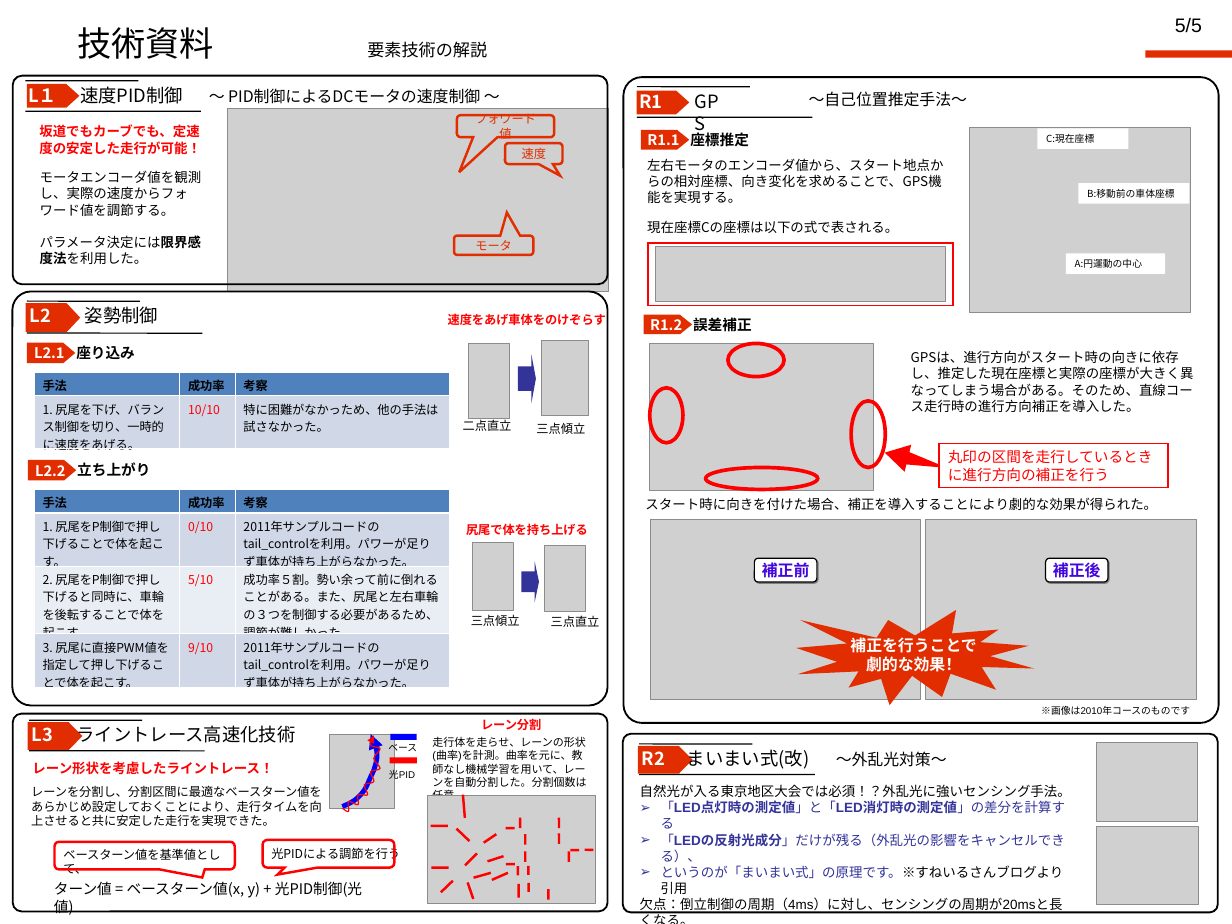
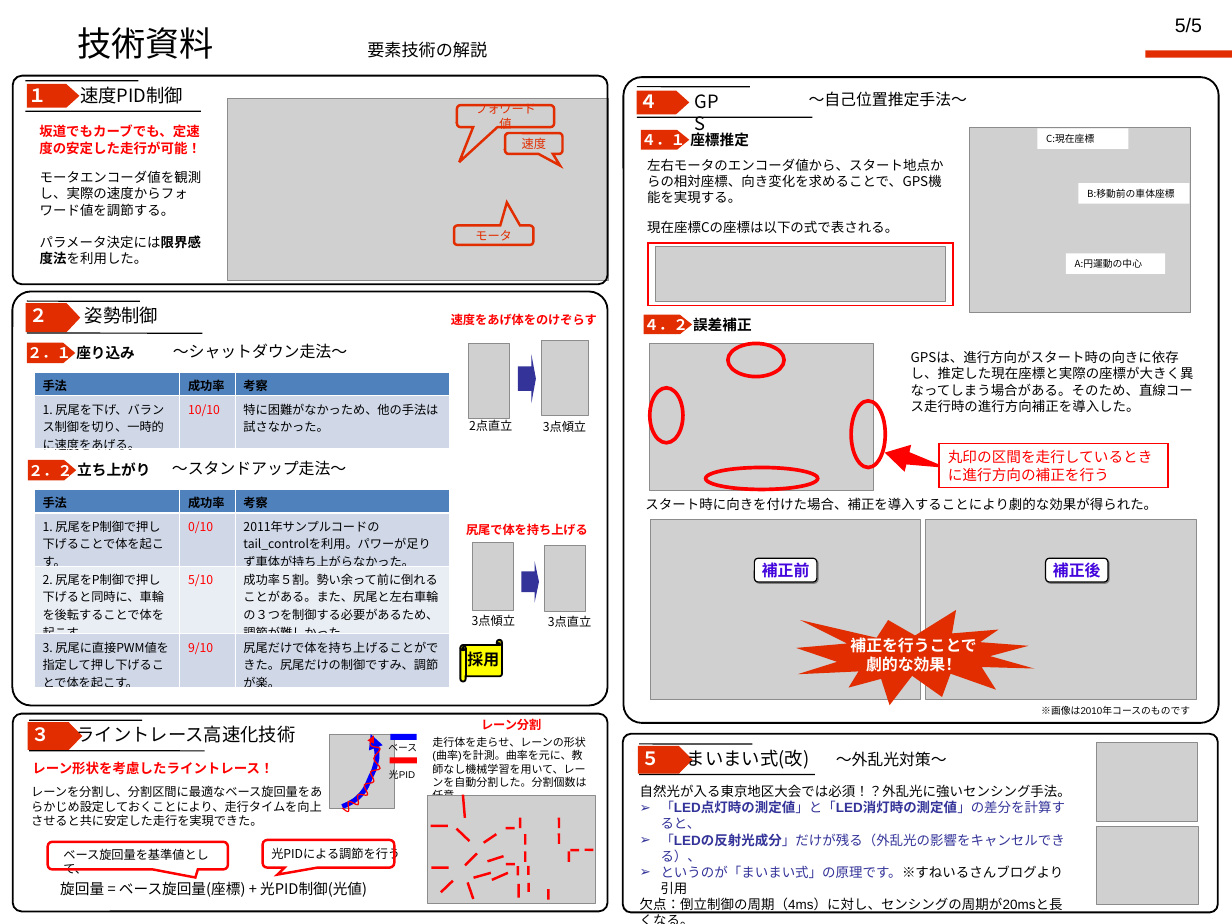
Before and after one commit to jrits/model2011, a slide deck: slide 1 of model_5/222_hamarobo_model_5.ppt. Drawn at 1232x924 pixels with LibreOffice and Linux fonts; fonts in the diff are those of the drawing; grey boxes stand for pictures; background and template pictures are left out. Boxes give left, top, right and bottom in pixels: in the first picture for what was removed or moved away, otherwise in the second. Text is boxed around its words. In the diff, an @@ line names an element or a change of style, - is before the commit and + after.

Commit message:
レビュー結果反映

```diff
--- a/model_5/222_hamarobo_model_5.ppt
+++ b/model_5/222_hamarobo_model_5.ppt
@@ text at box(28, 83, 46, 108): text changed @@
-L１
+１
@@ text removed at box(228, 88, 480, 104) @@
-～ PID制御によるDCモータの速度制御 ～
@@ text at box(639, 89, 657, 108): text changed @@
-R1
+４
@@ text in freeform shape at box(641, 131, 685, 150): text changed @@
-R1.1
+４．１
@@ 3 rounded speech boxes, 1 picture: place and size @@
-3 rounded speech boxes, 1 picture at box(228, 109, 609, 291)
+3 rounded speech boxes, 1 picture at box(228, 99, 609, 281)
@@ text at box(30, 308, 48, 322): text changed @@
-L2
+２
@@ text at box(451, 313, 597, 325): text changed @@
-速度をあげ車体をのけぞらす
+速度をあげ体をのけぞらす
@@ text in freeform shape at box(644, 315, 688, 334): text changed @@
-R1.2
+４．２
@@ text in freeform shape at box(27, 344, 71, 363): text changed @@
-L2.1
+２．１
@@ text added at box(173, 343, 347, 359), 13 pt, text #000000 @@
+～シャットダウン走法～
@@ text removed at box(463, 418, 512, 431) @@
-二点直立
@@ text added at box(469, 418, 512, 431), 10 pt, text #000000 @@
+2点直立
@@ text removed at box(536, 422, 585, 434) @@
-三点傾立
@@ text added at box(543, 420, 586, 432), 10 pt, text #000000 @@
+3点傾立
@@ text in freeform shape at box(28, 461, 72, 480): text changed @@
-L2.2
+２．２
@@ text added at box(172, 460, 346, 475), 13 pt, text #000000 @@
+～スタンドアップ走法～
@@ table at box(34, 489, 450, 695) @@
-row 4, column 3: 2011年サンプルコードのtail_controlを利用。パワーが足りず車体が持ち上がらなかった。
+row 4, column 3: 尻尾だけで体を持ち上げることができた。尻尾だけの制御ですみ、調節が楽。
@@ text at box(472, 614, 515, 626): text changed @@
-三点傾立
+3点傾立
@@ text at box(548, 615, 591, 627): text changed @@
-三点直立
+3点直立
@@ horizontal scroll added at box(460, 640, 502, 681), fill #FFFF00, outline #000000 1.5 pt @@
@@ text added at box(467, 651, 499, 667), 13 pt, text #000000, bold @@
+採用
@@ text at box(32, 727, 50, 742): text changed @@
-L3
+３
@@ text at box(642, 751, 660, 766): text changed @@
-R2
+５
@@ text at box(31, 785, 322, 826): text changed @@
-レーンを分割し、分割区間に最適なベースターン値をあらかじめ設定しておくことにより、走行タイムを向上させると共に安定した走行を実現できた。
+レーンを分割し、分割区間に最適なベース旋回量をあらかじめ設定しておくことにより、走行タイムを向上させると共に安定した走行を実現できた。
@@ text at box(661, 800, 1066, 829): text changed @@
-➢ 「LED点灯時の測定値」と「LED消灯時の測定値」の差分を計算する
+➢ 「LED点灯時の測定値」と「LED消灯時の測定値」の差分を計算すると、
@@ rounded speech box: place and size @@
-rounded speech box at box(55, 842, 235, 869)
+rounded speech box at box(48, 842, 228, 869)
@@ text at box(63, 848, 209, 874): text changed @@
-ベースターン値を基準値として、
+ベース旋回量を基準値として、
@@ text at box(60, 881, 367, 897): text changed @@
-ターン値 = ベースターン値(x, y) + 光PID制御(光値)
+旋回量 = ベース旋回量(座標) + 光PID制御(光値)
```
